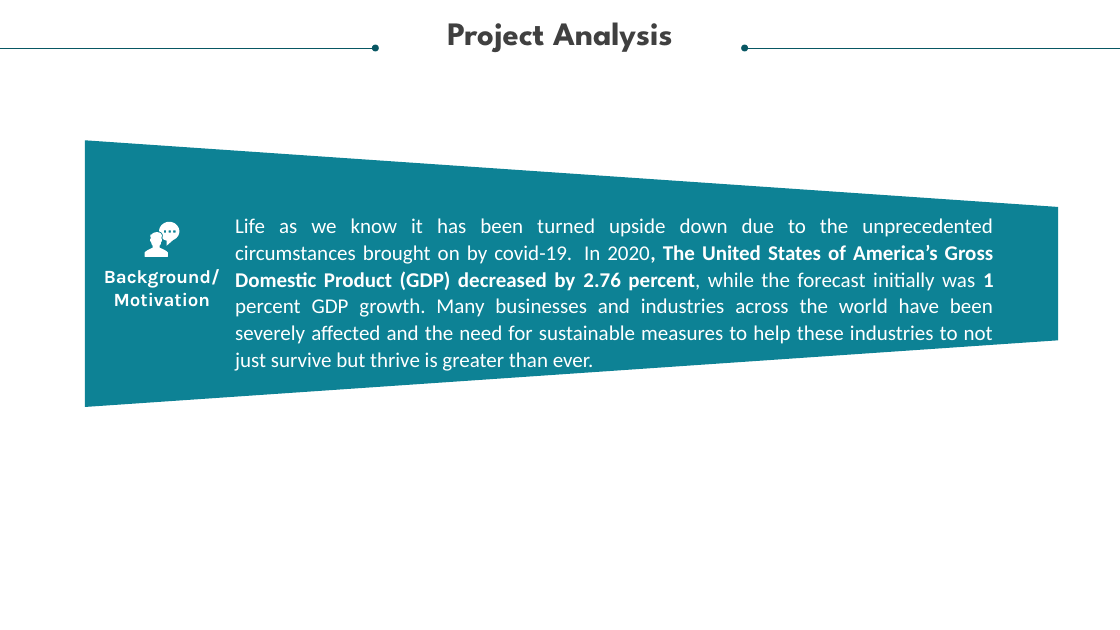
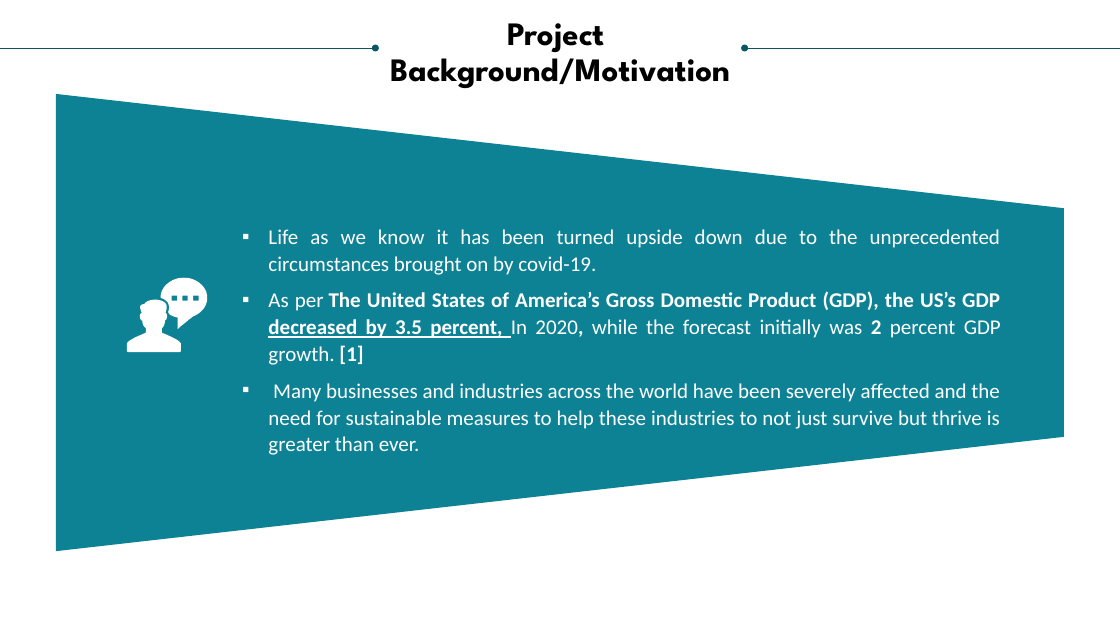
Before and after one commit to Deepsheta/Covid--19-descriptive-Analysis-for-resolving-a-potential-crisis, a slide deck: slide 4 of Covid 19 Resolving a Potential Crisis.pptx. Drawn at 1120x630 pixels with LibreOffice and Linux fonts; fonts in the diff are those of the drawing. Boxes give left, top, right and bottom in pixels: in the first picture for what was removed or moved away, otherwise in the second. Text is boxed around its words. In the diff, an @@ line names an element or a change of style, - is before the commit and + after.

```diff
--- a/Covid 19 Resolving a Potential Crisis.pptx
+++ b/Covid 19 Resolving a Potential Crisis.pptx
@@ text at box(390, 23, 730, 88): text changed; text colour #404040 to #000000 @@
-Project Analysis
+Project
+Background/Motivation
@@ trapezoid: place and size @@
-trapezoid at box(85, 140, 1059, 407)
+trapezoid at box(55, 94, 1064, 551)
@@ text at box(268, 229, 1001, 455): text changed @@
-Life as we know it has been turned upside down due to the unprecedented circumstances brought on by covid-19. In 2020, The United States of America’s Gross Domestic Product (GDP) decreased by 2.76 percent, while the forecast initially was 1 percent GDP growth. Many businesses and industries across the world have been severely affected and the need for sustainable measures to help these industries to not just survive but thrive is greater than ever.
+▪ Life as we know it has been turned upside down due to the unprecedented circumstances brought on by covid-19.
+▪ As per The United States of America’s Gross Domestic Product (GDP), the US’s GDP decreased by 3.5 percent, In 2020, while the forecast initially was 2 percent GDP growth. [1]
+▪ Many businesses and industries across the world have been severely affected and the need for sustainable measures to help these industries to not just survive but thrive is greater than ever.
@@ text removed at box(104, 269, 220, 307) @@
-Background/
-Motivation
@@ freeform shape: place and size @@
-freeform shape at box(160, 222, 180, 246)
+freeform shape at box(160, 278, 208, 329)
@@ freeform shape: place and size @@
-freeform shape at box(145, 232, 168, 256)
+freeform shape at box(127, 300, 181, 353)
```
Also in this commit, not shown: 8 other slides changed, 8 slides added, 2 other files.
